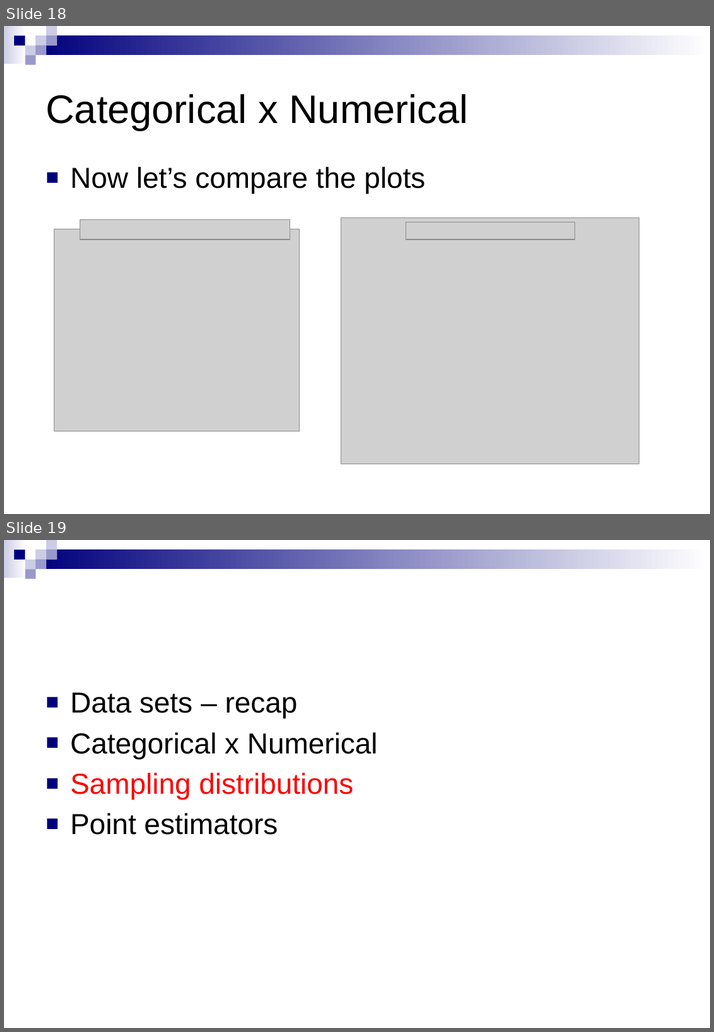
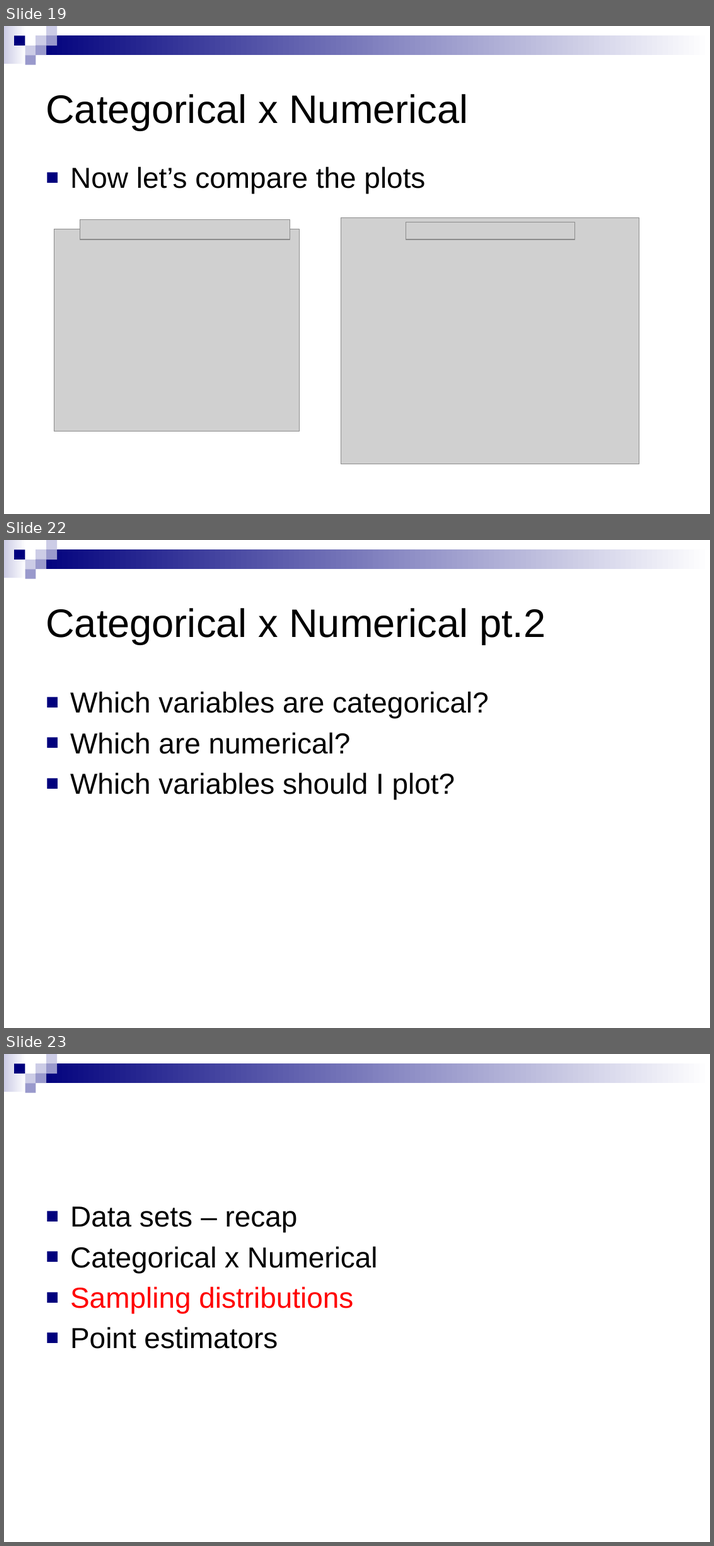
Before and after one commit to Mollinetti/Experiment-Design-R, a slide deck: Class_2.0.pptx. Shown one above the other, each under a label of ours: slides 18 and 19 before the commit, slides 19, 22 and 23 after it; the slides between them are not shown. The pictures are 714x1032 and 714x1546 pixels, drawn with LibreOffice and Linux fonts; fonts in the diff are those of the drawing; grey boxes stand for pictures. Boxes give left, top, right and bottom in pixels: in the first picture for what was removed or moved away, otherwise in the second. Text is boxed around its words. In the diff, an @@ line names an element or a change of style, - is before the commit and + after.

```diff
--- a/Class_2.0.pptx
+++ b/Class_2.0.pptx
@@ slide 22 added at (4,540,710,1028), background #FFFFFF; not listed: 9 template elements that a slide beside it also shows @@
@@ title added at (46,608,545,644), 44 pt, text #000000 @@
+Categorical x Numerical pt.2
@@ text added at (70,691,488,800), 32 pt, text #000000 @@
+■ Which variables are categorical?
+■ Which are numerical?
+■ Which variables should I plot?
@@ what was slide 18 is now slide 19 @@
@@ what was slide 19 is now slide 23 @@
```
Also in this commit, not shown: 3 other slides added, 2 other files.
